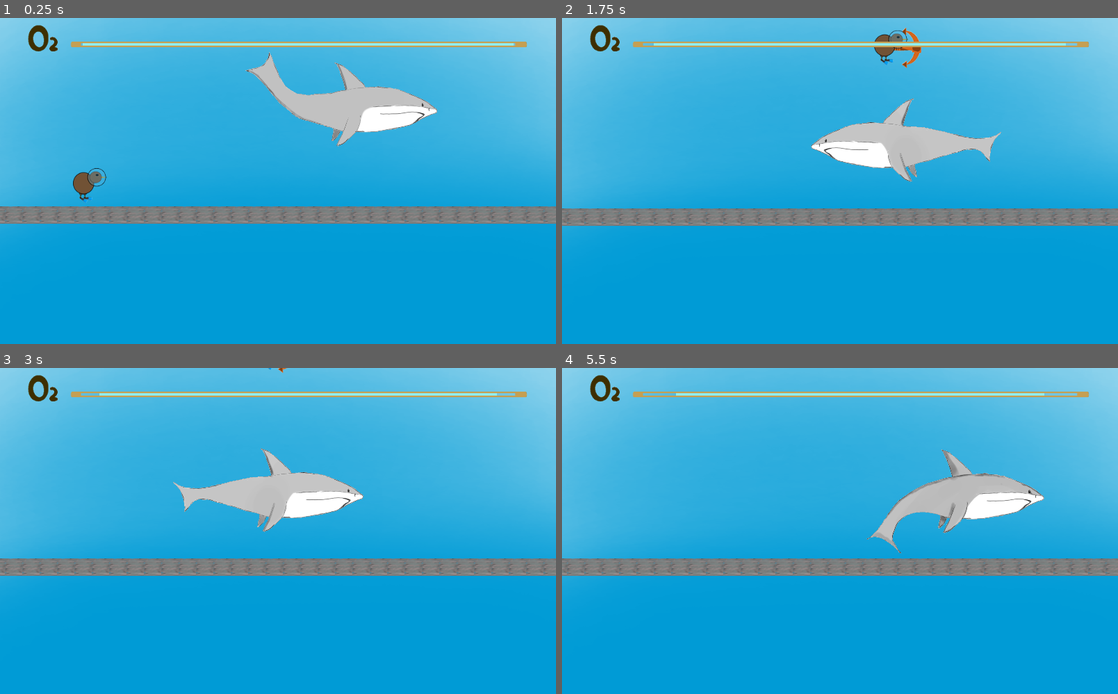
Above: before the commit, frames 1-4 (two rows, left to right).
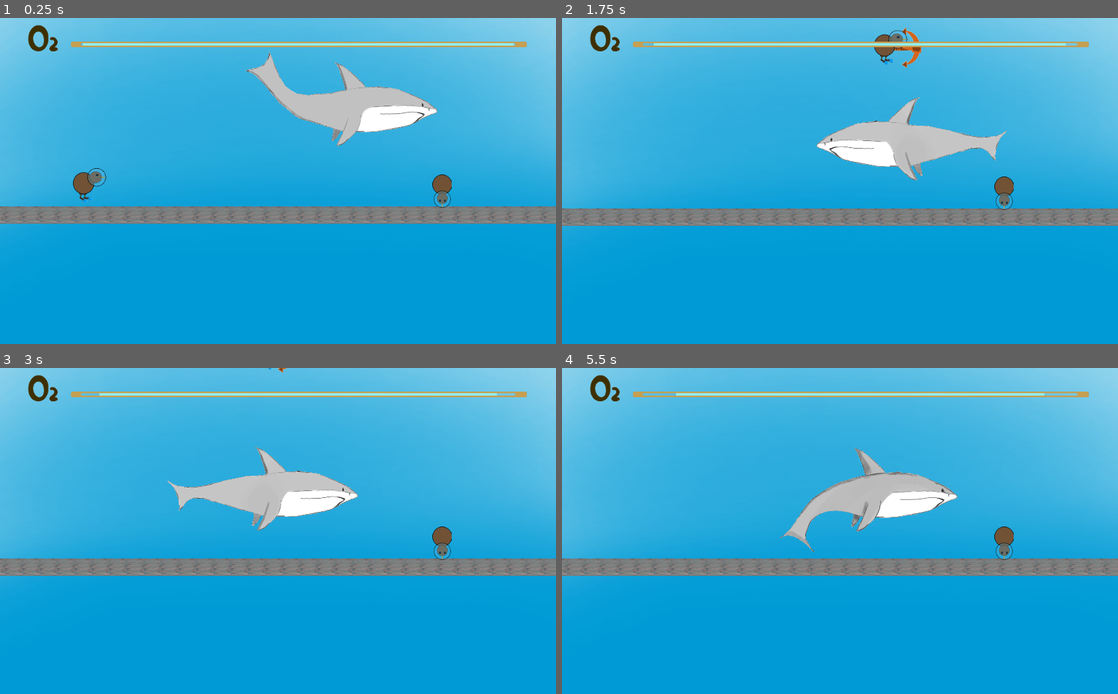
Above: after the commit, the same moments.

Repository: Cpt-Barbosa/CodeGameJam2022
Game: Godot game, scene res://scenes/Game.tscn
Two runs of this game, one before a commit and one after it. Both use one fixed random seed, a clock stepped at 60 frames per second and the inputs below.
Inputs:
- Up to frame 1 (0.25 s): no input
- Up to frame 2 (1.75 s): hold D (move_right) from 0.53 s (still down); tap J (attack) at 0.6, 1.35 s; tap Space (jump) at 0.77, 1.52 s
- Up to frame 3 (3 s): release D (move_right) at 2.03 s; hold Q (move_left) 2.03-2.78 s; tap J (attack) at 2.1, 2.85 s; hold D (move_right) from 2.78 s (still down)
- Up to frame 4 (5.5 s): tap Space (jump) at 3.02, 3.77, 4.52 s; tap J (attack) at 3.6, 4.35, 5.1 s; release D (move_right) at 4.28 s; hold Q (move_left) 4.28-5.03 s; hold D (move_right) from 5.03 s (still down)

The runs differ from the first frame. In frame 1, 0.3% of the frame differs, in the area x 77-82%, y 47-59%; in frame 2, 1.3%; in frame 3, 1.3%; in frame 4, 5.9%, in the area x 39-87%, y 24-60%.

Commit message:
Ajout Fabrique D'Air
Ajout D'Air

Diff:
--- a/scenes/Game.tscn
+++ b/scenes/Game.tscn
@@ -9,6 +9,8 @@
 [ext_resource path="res://sprite/niveau/RocherSA.png" type="Texture" id=7]
 [ext_resource path="res://sprite/niveau/Algues.png" type="Texture" id=8]
 [ext_resource path="res://scenes/Popup.gd" type="Script" id=9]
+[ext_resource path="res://sprite/joueur/Kiwi_-_bas_64.png" type="Texture" id=9]
+[ext_resource path="res://scripts/FabriqueDAir.gd" type="Script" id=10]
 
 [sub_resource type="RectangleShape2D" id=5]
 extents = Vector2( 527.5, 10 )
@@ -174,3 +176,9 @@
 margin_right = 1027.0
 margin_bottom = 3459.0
 color = Color( 0.0117647, 0, 0, 0.760784 )
+[node name="FabriqueDAir" type="Node2D" parent="."]
+position = Vector2( 805, 324 )
+script = ExtResource( 10 )
+
+[node name="Sprite" type="Sprite" parent="FabriqueDAir"]
+texture = ExtResource( 9 )
--- /dev/null
+++ b/scripts/FabriqueDAir.gd
@@ -0,0 +1,35 @@
+extends Node2D
+
+signal timeout
+
+const TIME_PERIOD = 5 # 500ms
+
+var time = 0
+
+#func _process(delta):
+#	time += delta
+#	if time > TIME_PERIOD:
+#		emit_signal("timeout")
+#		# Reset timer
+#		time = 0
+#		var posx = self.position.x
+#		var posy = self.position.y
+#		var ressource = load("scenes/BulleAir.tscn").instance()
+#		ressource.transform = Transform2D(0, Vector2(posx,posy))
+
+
+# Called when the node enters the scene tree for the first time.
+func _ready():
+	print("Kiwi")
+	var posx = self.position.x + 5
+	var posy = self.position.y
+	print(posx)
+	print(posy)
+	var ressource = load("scenes/BulleAir.tscn").instance()
+	ressource.transform = Transform2D(0, Vector2(posx,posy))
+	get_tree().get_root().get_child(0).add_child(ressource)
+
+func _notification(what):
+	if what == 0:
+		self.get_parent().get_node("barreOxy").AddAir(25)
+		queue_free()
